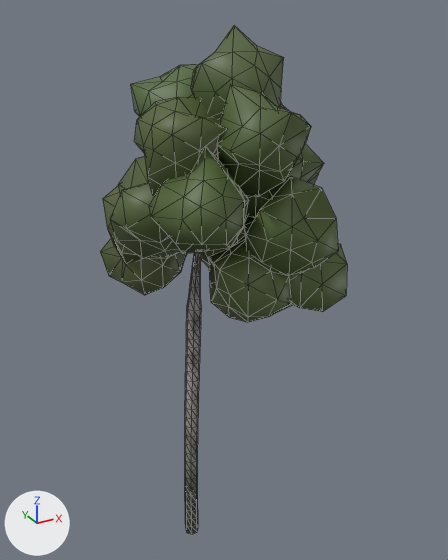
One commit to the glTF model Data/Buttertubs/Trees/SM_TreeFar_birch_0.glb: the scene before it, then after it.
Before and after are seen from a 50 mm lens placed at (-5.29, -11.4, 11.56), pointed at (1.2, 0.41, 5.66). Lighting does not change. The marker at lower left points along +X, +Y and +Z. The first picture is the older version. Mesh edges are drawn as thin lines. Vertices at exactly the same position are counted once.

In view in the first picture: 'SM_TreeFar_birch_0'.
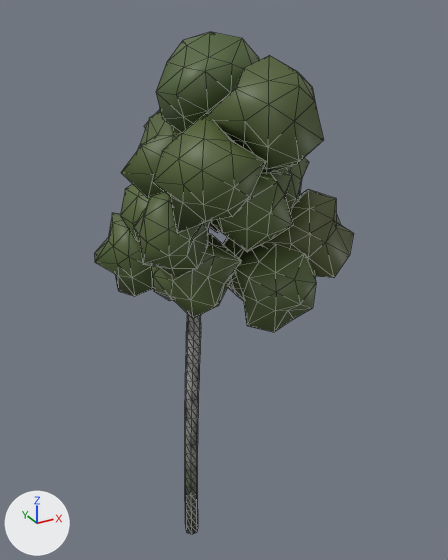
Pixel boxes [x1, y1, x2, y2] of what changed, in the pictures (448 x 560 px; the box of a moved part takes in the faces that stretch with it):
'SM_TreeFar_birch_0', reshaped
    before: [100, 26, 347, 534]
    after: [94, 32, 354, 534]
part 1 of me_sm_treefar_birch_0, rebuilt
    before: [110, 157, 181, 258]
    after: [121, 111, 182, 199]
part 2 of me_sm_treefar_birch_0, rebuilt (13% wider, 13% taller)
    before: [149, 148, 249, 254]
    after: [153, 113, 266, 233]
part 3 of me_sm_treefar_birch_0, rebuilt
    before: [191, 26, 284, 118]
    after: [156, 32, 259, 133]
part 4 of me_sm_treefar_birch_0, rebuilt
    before: [300, 144, 324, 185]
    after: [278, 158, 309, 208]
part 5 of me_sm_treefar_birch_0, rebuilt
    before: [103, 185, 168, 264]
    after: [120, 184, 149, 242]
part 6 of me_sm_treefar_birch_0, rebuilt (mostly hidden afterwards)
    before: [131, 64, 199, 117]
    after: [144, 109, 160, 129]
part 7 of me_sm_treefar_birch_0, rebuilt
    before: [208, 236, 292, 322]
    after: [234, 245, 316, 332]
part 8 of me_sm_treefar_birch_0, rebuilt (25% wider)
    before: [217, 84, 311, 196]
    after: [206, 55, 324, 173]
part 9 of me_sm_treefar_birch_0, rebuilt
    before: [100, 239, 187, 295]
    after: [94, 213, 154, 296]
part 10 of me_sm_treefar_birch_0, rebuilt
    before: [201, 215, 248, 267]
    after: [223, 237, 244, 301]
part 11 of me_sm_treefar_birch_0, rebuilt (not visible before)
    after: [209, 221, 220, 233]
part 12 of me_sm_treefar_birch_0, rebuilt
    before: [280, 244, 347, 312]
    after: [261, 189, 354, 278]
part 13 of me_sm_treefar_birch_0, added
    after: [134, 192, 210, 276]
part 14 of me_sm_treefar_birch_0, added
    after: [151, 234, 242, 318]
part 15 of me_sm_treefar_birch_0, added
    after: [211, 171, 293, 252]
part 16 of me_sm_treefar_birch_0, moved or reshaped
    before: [134, 97, 338, 364]
    after: [186, 314, 201, 364]
part 17 of me_sm_treefar_birch_0, recoloured
    both: [185, 354, 200, 499]

The change in detail:
me_sm_treefar_birch_0 is used by ob_sm_treefar_birch_0; location (0.0, 0.0, 0.0).
me_sm_treefar_birch_0 had 915 vertices, 1748 faces and spanned x -1.55..3.45, y -2.53..2.99, z -1.2..11.26.
me_sm_treefar_birch_0 now has 953 vertices, 1825 faces and spans x -1.46..3.35, y -2.46..2.7, z -1.2..11.14.
me_sm_treefar_birch_0 part 1: the loose piece of 42 vertices spanning x -1.55..0.79, y -0.9..1.33, z 6.58..8.81 is rebuilt with 42 vertices and now spans x -1.18..0.93, y -0.67..1.37, z 7.43..9.83.
me_sm_treefar_birch_0 part 2: the loose piece of 42 vertices spanning x -1.29..0.75, y -2.35..-0.22, z 7.25..9.27 is rebuilt with 42 vertices and now spans x -1.22..0.89, y -2.38..-0.45, z 7.7..9.85.
me_sm_treefar_birch_0 part 3: the loose piece of 42 vertices spanning x 0.0..1.84, y -1.55..0.58, z 9.21..11.26 is rebuilt with 42 vertices and now spans x -0.62..1.53, y -1.39..0.74, z 9.17..11.14.
me_sm_treefar_birch_0 part 4: the loose piece of 42 vertices spanning x 1.45..3.45, y -0.75..1.23, z 7.22..8.93 is rebuilt with 42 vertices and now spans x 1.01..2.83, y -1.22..0.74, z 6.78..8.96.
me_sm_treefar_birch_0 part 5: the loose piece of 42 vertices spanning x -1.21..0.83, y 0.39..2.5, z 6.03..7.92 is rebuilt with 42 vertices and now spans x -0.92..1.1, y 0.2..2.65, z 6.34..8.28.
me_sm_treefar_birch_0 part 6: the loose piece of 42 vertices spanning x -0.48..1.57, y -0.05..2.04, z 8.51..10.45 is rebuilt with 42 vertices and now spans x -0.18..1.88, y 0.35..2.59, z 8.1..10.22.
me_sm_treefar_birch_0 part 7: the loose piece of 42 vertices spanning x 0.13..2.0, y -2.11..-0.07, z 5.34..7.21 is rebuilt with 42 vertices and now spans x 0.62..2.39, y -2.24..-0.42, z 5.24..7.05.
me_sm_treefar_birch_0 part 8: the loose piece of 42 vertices spanning x -0.07..1.92, y -2.53..-0.64, z 8.22..10.33 is rebuilt with 42 vertices and now spans x -0.24..2.26, y -2.46..-0.27, z 8.6..10.77.
me_sm_treefar_birch_0 part 9: the loose piece of 42 vertices spanning x -1.11..1.07, y 0.92..2.99, z 5.26..7.07 is rebuilt with 42 vertices and now spans x -1.46..0.6, y 0.92..2.7, z 5.18..7.07.
me_sm_treefar_birch_0 part 10: the loose piece of 42 vertices spanning x 0.57..2.67, y -0.56..1.61, z 5.72..7.78 is rebuilt with 42 vertices and now spans x 0.81..2.8, y -0.96..0.99, z 5.26..7.14.
me_sm_treefar_birch_0 part 11: the loose piece of 42 vertices spanning x -0.1..2.14, y 0.58..2.46, z 7.05..9.05 is rebuilt with 42 vertices and now spans x 0.4..2.51, y 0.28..2.26, z 6.68..8.56.
me_sm_treefar_birch_0 part 12: the loose piece of 42 vertices spanning x 1.25..3.43, y -2.01..0.03, z 5.28..7.18 is rebuilt with 42 vertices and now spans x 1.16..3.35, y -2.16..-0.14, z 6.12..8.06.
me_sm_treefar_birch_0 part 13: a new loose piece of 42 vertices spanning x -1.29..0.45, y -1.3..0.22, z 6.41..8.35, in mat_defaultmaterial.
me_sm_treefar_birch_0 part 14: a new loose piece of 42 vertices spanning x -0.85..1.1, y -1.19..0.93, z 5.46..7.36, in mat_defaultmaterial.
me_sm_treefar_birch_0 part 15: a new loose piece of 42 vertices spanning x -0.07..1.84, y -2.14..-0.17, z 6.91..8.86, in mat_defaultmaterial.
me_sm_treefar_birch_0 part 16: 217 vertices removed from x -1.14..2.64, y -2.45..0.43, z 4.17..10.05; 116 vertices added at x 0.02..0.37, y -0.37..0.21, z 4.17..8.33.
me_sm_treefar_birch_0 part 17: 236 kept faces spanning x -0.17..0.35, y -0.16..0.21, z -1.2..4.18 get new vertex colours; the middle colour goes from grey #95908c to grey #8a8d86.
Other edits to the shape of me_sm_treefar_birch_0 do not show in these pictures.
